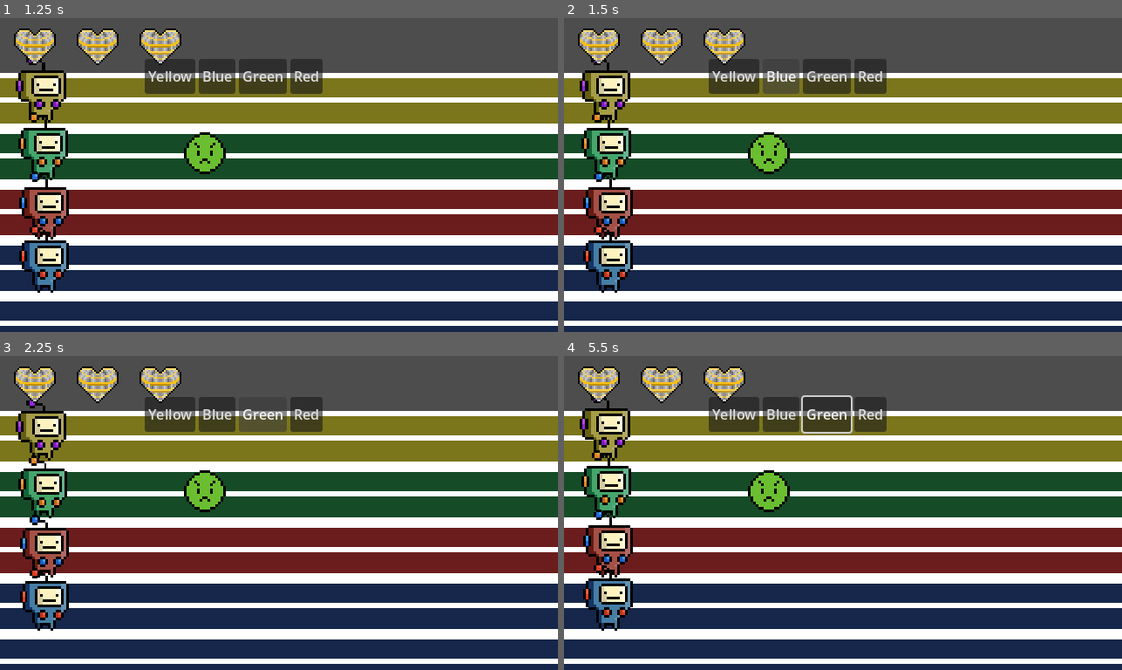
Above: before the commit, frames 1-4 (two rows, left to right).
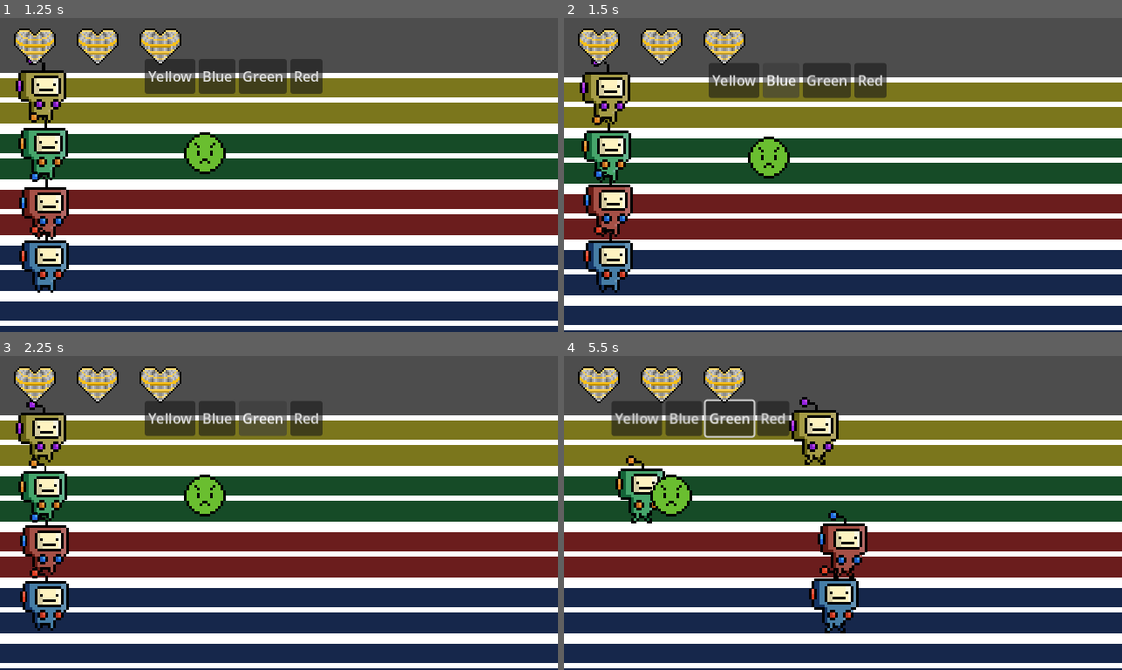
Above: after the commit, the same moments.

Repository: ArauvGit/congressional-app-challenge---superposition-sprint
Game: Godot game, scene res://Scenes/root.tscn
Two runs of this game, one before a commit and one after it. Both use one fixed random seed, a clock stepped at 60 frames per second and the inputs below.
Inputs (mouse positions are in pixels of both pictures, inside the frame that each line leads up to):
- Up to frame 1 (1.25 s): click "Yellow" at 0.5 s
- Up to frame 2 (1.5 s): click "Blue" at 1.25 s
- Up to frame 3 (2.25 s): click "Green" at 2 s
- Up to frame 4 (5.5 s): click "Red" at 2.75 s; tap Enter (ui_accept) at 3.5 s; move the mouse to (965, 497) at 3.52 s; hold Right (ui_right) 3.53-5.03 s; tap Space (jump) at 3.6, 3.77, 4.07, 4.52, 4.55, 4.82, 5.1 s; move the mouse to (731, 528) at 4.27 s; click (731, 528) at 4.35 s; move the mouse to (898, 443) at 5.02 s; hold Left (ui_left) from 5.03 s (still down)

Frame 1 is identical in both runs. In frame 2, 29% of the frame differs, in the area x 0-100%, y 12-100%; in frame 3, 29%; in frame 4, 37%.

Commit message:
Life Change Function (almost done)
made a set health and update health functionn
set health - contestant function that changes value of health variable
update health - signal that activates update_health_display
update health display: code that takes the difference of the health and the amount of hearts and uses that to either add or subtract hearts
as of now it can only decrease hearts, not add but the core logic is done

Diff:
--- a/Contestants.gd
+++ b/Contestants.gd
@@ -1,9 +1,8 @@
 extends CharacterBody2D
 class_name Contestant
-@onready var healthbar: HBoxContainer = $"../../health container/Control/healthbar"
+
+signal update_health
 var checker: bool = false
-#var hearts = healthbar.get_child_count()
-#var health = 2
 var Contestant_information : Dictionary = {
 	"Yellow": {
 		"SPEED": 180,
@@ -32,7 +31,7 @@
 
 var JUMP_VELOCITY = 0:
 	set = set_jump
-
+var healthbar: HBoxContainer
 
 
 
@@ -107,20 +106,7 @@
 	if Global.state == Global.States.MOVING:
 		SPEED = speed_change
 	return SPEED
-
-func set_health():
-	#if hearts != health:
-	#	healthbar.get_children().append(health)
-	#return hearts
-	pass
-
-func jump() -> void:
-	if is_in_group("player"):
-		if Input.is_action_just_pressed("jump") and is_on_floor():
-			Global.state = Global.States.JUMPING
-			state_machine()
-func sprint() -> void:
-	if is_in_group("player"):
-		if Input.is_action_pressed("ui_left"):
-			Global.state = Global.States.SPRINTING
-			state_machine()
+func set_health(new_health):
+	update_health.emit()
+	if Global.health != new_health:
+		Global.health = new_health
--- a/Scenes/button.gd
+++ b/Scenes/button.gd
@@ -38,19 +38,14 @@
 		match node:
 			var x when x is CharacterBody2D and not x.is_in_group("player"):
 				node.add_to_group("enemy")
-	#choose_script()
-	reparent_camera()
-func reparent_camera():
-	var Player = get_tree().get_first_node_in_group("player")
-	for node in players.get_children():
-		if node is Camera2D:
-			node.reparent(Player)
-		Player.move_to_front()
+	choose_script()
 
 
-#func choose_script():
-#	for node in players.get_children():
-#		if node.is_in_group("player"):
-#			node.set_script(load("res://Scenes/player.gd"))
-#		elif node.is_in_group("enemy"):
-#			node.set_script(load("res://Scripts/enemy.gd"))
+
+
+func choose_script():
+	for node in players.get_children():
+		if node.is_in_group("player"):
+			node.set_script(load("res://Scenes/player.gd"))
+		elif node.is_in_group("enemy"):
+			node.set_script(load("res://Scripts/enemy.gd"))
--- /dev/null
+++ b/Scenes/health.gd
@@ -0,0 +1,24 @@
+extends HBoxContainer
+signal update_health
+
+# Called when the node enters the scene tree for the first time.
+func _ready() -> void:
+	pass # Replace with function body.
+
+
+# Called every frame. 'delta' is the elapsed time since the previous frame.
+func _process(delta: float) -> void:
+	pass
+
+func update_health_display():
+	update_health.emit()
+	if get_child_count() != Global.health:
+		var difference = get_child_count() - Global.health
+		var child_node = get_children()[0]
+		for i in range(difference):
+			if difference > 0:
+				remove_child(get_children().back())
+
+
+func _on_update_health() -> void:
+	update_health_display()
--- a/Scenes/player.gd
+++ b/Scenes/player.gd
@@ -1,6 +1,7 @@
 extends Contestant
 class_name Player
 func _init() -> void:
+	set_health(-2)
 	super.set_physics_process(true)
 	print("the player script has been activated")
 	for node in get_parent().get_children():
@@ -10,13 +11,13 @@
 
 func _physics_process(delta: float) -> void:
 	super(delta)
-	#jump()
-	#sprint()
-#func jump() -> void:
-#	if Input.is_action_just_pressed("jump") and is_on_floor():
-#		Global.state = Global.States.JUMPING
-#		state_machine()
-#func sprint() -> void:
-#	if Input.is_action_pressed("ui_left"):
-#		Global.state = Global.States.SPRINTING
-#		state_machine()
+	jump()
+	sprint()
+func jump() -> void:
+	if Input.is_action_just_pressed("jump") and is_on_floor():
+		Global.state = Global.States.JUMPING
+		state_machine()
+func sprint() -> void:
+	if Input.is_action_pressed("ui_left"):
+		Global.state = Global.States.SPRINTING
+		state_machine()
--- a/Scenes/root.tscn
+++ b/Scenes/root.tscn
@@ -14,6 +14,7 @@
 [ext_resource type="Script" uid="uid://dfj04puh7ler0" path="res://Scenes/sprite.gd" id="10_lwnbm"]
 [ext_resource type="Texture2D" uid="uid://bdhod7ax3cd7a" path="res://Robot Color Palette/green robot color palette.png" id="11_lwnbm"]
 [ext_resource type="Script" uid="uid://n8wna8cmko3x" path="res://Scenes/button.gd" id="13_lwnbm"]
+[ext_resource type="Script" uid="uid://cahvyukmx5gdc" path="res://Scenes/health.gd" id="14_hv1ua"]
 [ext_resource type="Texture2D" uid="uid://jrac8n04hfbg" path="res://Assets/Sprites/hurt.png" id="15_imcog"]
 
 [sub_resource type="TileSetAtlasSource" id="TileSetAtlasSource_r3lo5"]
@@ -329,12 +330,11 @@
 drag_left_margin = 0.0
 drag_right_margin = 0.5
 
-[node name="yellow" parent="players" unique_id=54896673 node_paths=PackedStringArray("healthbar") groups=["yellow"] instance=ExtResource("1_8pvmw")]
+[node name="yellow" parent="players" unique_id=54896673 groups=["yellow"] instance=ExtResource("1_8pvmw")]
 material = SubResource("ShaderMaterial_86vg6")
 position = Vector2(82, 189)
 scale = Vector2(1.5, 1.5)
 collision_layer = 2
-healthbar = NodePath("../../health container/Control/healthbar")
 
 [node name="sprite" type="AnimatedSprite2D" parent="players/yellow" unique_id=81889352]
 texture_filter = 1
@@ -346,11 +346,10 @@
 autoplay = "default"
 script = ExtResource("10_lwnbm")
 
-[node name="green" parent="players" unique_id=2091144046 node_paths=PackedStringArray("healthbar") groups=["green"] instance=ExtResource("1_8pvmw")]
+[node name="green" parent="players" unique_id=2091144046 groups=["green"] instance=ExtResource("1_8pvmw")]
 material = SubResource("ShaderMaterial_4hbtj")
 position = Vector2(81, 252.00002)
 scale = Vector2(1.5, 1.5)
-healthbar = NodePath("../../health container/Control/healthbar")
 
 [node name="sprite" type="AnimatedSprite2D" parent="players/green" unique_id=409283385]
 texture_filter = 1
@@ -361,12 +360,11 @@
 autoplay = "default"
 script = ExtResource("10_lwnbm")
 
-[node name="red" parent="players" unique_id=1916415869 node_paths=PackedStringArray("healthbar") groups=["red"] instance=ExtResource("1_8pvmw")]
+[node name="red" parent="players" unique_id=1916415869 groups=["red"] instance=ExtResource("1_8pvmw")]
 material = SubResource("ShaderMaterial_86vg6")
 position = Vector2(83, 321.99997)
 scale = Vector2(1.5, 1.5)
 collision_layer = 2
-healthbar = NodePath("../../health container/Control/healthbar")
 
 [node name="sprite" type="AnimatedSprite2D" parent="players/red" unique_id=264852051]
 texture_filter = 1
@@ -377,12 +375,11 @@
 autoplay = "default"
 script = ExtResource("10_lwnbm")
 
-[node name="blue" parent="players" unique_id=538173699 node_paths=PackedStringArray("healthbar") groups=["blue"] instance=ExtResource("1_8pvmw")]
+[node name="blue" parent="players" unique_id=538173699 groups=["blue"] instance=ExtResource("1_8pvmw")]
 material = SubResource("ShaderMaterial_86vg6")
 position = Vector2(83, 382.99997)
 scale = Vector2(1.5, 1.5)
 collision_layer = 2
-healthbar = NodePath("../../health container/Control/healthbar")
 
 [node name="sprite" type="AnimatedSprite2D" parent="players/blue" unique_id=2109672104]
 texture_filter = 1
@@ -442,6 +439,7 @@
 offset_right = 104.0
 offset_bottom = 40.0
 scale = Vector2(2, 2)
+script = ExtResource("14_hv1ua")
 
 [node name="heart" type="TextureRect" parent="health container/Control/healthbar" unique_id=1918105350]
 texture_filter = 1
@@ -478,4 +476,6 @@
 position = Vector2(-21, 265)
 shape = SubResource("CircleShape2D_s5iia")
 
+[connection signal="update_health" from="players/yellow" to="health container/Control/healthbar" method="_on_yellow_update_health"]
+[connection signal="update_health" from="players/yellow" to="health container/Control/healthbar" method="_on_update_health"]
 [connection signal="body_entered" from="StaticBody2D/obstacle/obstacle hitbox" to="players/yellow" method="_on_obstacle_hitbox_body_entered"]
--- a/Scripts/enemy.gd
+++ b/Scripts/enemy.gd
@@ -2,6 +2,7 @@
 class_name enemy
 
 func _init():
+	set_health(1)
 	super.set_physics_process(true)
 	print("the enemy script has been activated")
 	super.set_physics_process(true)
--- a/global.gd
+++ b/global.gd
@@ -8,3 +8,4 @@
 
 var state = States.IDLE
 var is_pressed: bool = false
+var health: int = 3
Not shown, added: Scenes/health.gd.uid
